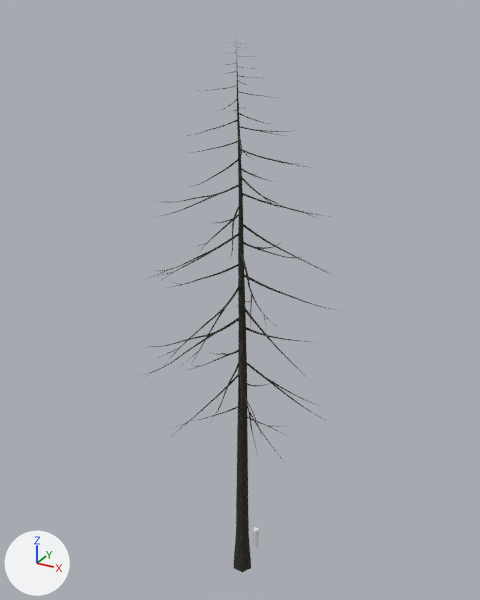
One commit to the glTF model assets/models/tree_douglas.glb: the scene before it, then after it.
Before and after are seen from a 50 mm camera at (22.4, -41.2, 47.4) aimed at (-0.9, 1.2, 26.2). The lights are fixed; the arrows at lower left show +X, +Y and +Z. Objects named as collision shapes, trigger or cutter boxes, shadow casters or lower levels of detail are left out. Where no turn or scale is listed for an object, it has been applied to the vertices.

The scene before the commit, as lines of its bpy script (objects in view):
```python
me_tree_002 = bpy.data.meshes.new('tree.002')
me_tree_002.from_pydata(...)  # 7156 vertices, 13548 faces; spans x -8.8..8.1, y -8.6..8.5, z 0.0..46.2
me_tree_002.materials.append(mat_material_001)  # picture img_20
ob_tree = bpy.data.objects.new('tree', me_tree_002)
ob_tree.location = (0.0, 0.0, 0.0)
```
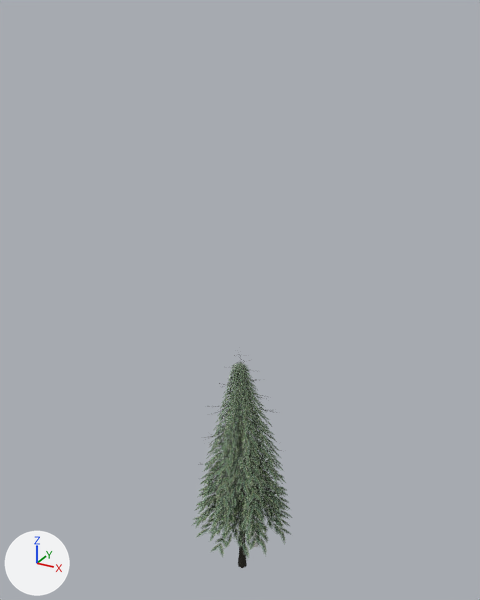
Where the change shows, as pixel boxes (x1, y1, x2, y2) in the pictures (480 x 600 px):
'tree.001', added: after (193, 362, 291, 558)
'tree', rescaled (57% narrower, 60% shorter): before (144, 39, 339, 572); after (198, 354, 282, 568)

Diff of the bpy script that builds the scene:
```diff
--- a/assets/models/tree_douglas.glb.py
+++ b/assets/models/tree_douglas.glb.py
@@ img_pine @@
+img_pine = load_image('pine', '_unpacked/pine', 256, 256, 'sRGB')
@@ mat_pine @@
+mat_pine = principled_material('Pine')
+mat_pine.texture = img_pine  # with its transparency
+mat_pine.roughness = 1.0
@@ me_tree_003 @@
+me_tree_003.from_pydata(...)  # 294 vertices, 322 faces; spans x -4.9..4.9, y -4.9..4.9, z -3.1..13.0
+me_tree_003.materials.append(mat_pine)  # picture img_pine
@@ ob_tree @@
 ob_tree.location = (0.0, 0.0, 0.0)
+ob_tree.scale = (0.49, 0.49, 0.49)
@@ ob_tree_001 @@
+ob_tree_001 = bpy.data.objects.new('tree.001', me_tree_003)
+ob_tree_001.location = (0.0, 0.0, 8.2)
```
